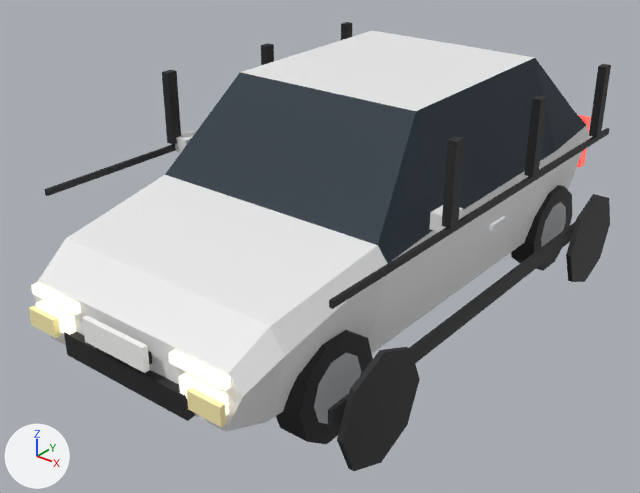
Two versions of the glTF model assets/car_c1.glb, one commit apart.
One viewpoint serves both versions: a 50 mm camera at (2.9, -3.92, 2.75) aimed at (-0.07, -0.22, 0.45). Arrows for +X, +Y and +Z are at lower left; the lights stay in place. The picture after the commit comes second. Where no turn or scale is listed for an object, it has been applied to the vertices. Vertices at exactly the same position are counted once.

In view in the first picture: 'C1_Body', 'C1_Detail', 'C1_WheelsF', 'C1_WheelsR'.
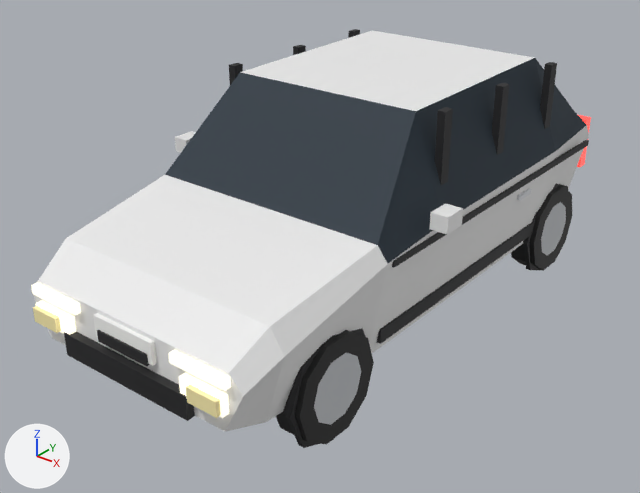
Commit message: Fix car detail parts so they sit on the body

What the commit changed:
me_c1_detail is used by ob_c1_detail; location (0.0, 0.0, 0.0).
me_c1_detail had 192 vertices, 304 faces and spanned x -1.02..1.02, y -1.81..1.81, z -0.02..1.42.
me_c1_detail now has 192 vertices, 304 faces and spans x -0.81..0.81, y -1.8..1.76, z -0.03..1.44.
me_c1_detail part 1: a new loose piece, a box spanning x 0.694..0.739, y -0.233..-0.163, z 0.85..1.44, in mat_detail.
me_c1_detail part 2: a new loose piece, a box spanning x 0.697..0.742, y 0.355..0.425, z 0.85..1.44, in mat_detail.
me_c1_detail part 3: a new loose piece, a box spanning x 0.7..0.745, y 0.943..1.013, z 0.85..1.44, in mat_detail.
me_c1_detail part 4: a new loose piece, a box spanning x 0.786..0.806, y -0.738..1.518, z 0.802..0.837, in mat_detail.
me_c1_detail part 5: the loose piece of 8 vertices spanning x 0.95..0.97, y -0.07..0.07, z 0.8..0.83 is moved by (-0.18, 0.67, -0.1).
me_c1_detail part 6: a new loose piece, a box spanning x 0.71..0.735, y -0.726..1.506, z 0.34..0.42, in mat_detail.
me_c1_detail part 7: a new loose piece, a box spanning x -0.739..-0.694, y -0.233..-0.163, z 0.85..1.44, in mat_detail.
me_c1_detail part 8: the loose piece of 16 vertices spanning x 1.0..1.02, y -1.42..-0.81, z -0.02..0.6 is moved by (-0.29, 0.0, 0.0).
me_c1_detail part 9: the loose piece of 16 vertices spanning x 1.0..1.02, y 0.92..1.54, z -0.02..0.6 is moved by (-0.29, 0.0, 0.0).
me_c1_detail part 10: a new loose piece, a box spanning x -0.742..-0.697, y 0.355..0.425, z 0.85..1.44, in mat_detail.
me_c1_detail part 11: a new loose piece, a box spanning x -0.745..-0.7, y 0.943..1.013, z 0.85..1.44, in mat_detail.
me_c1_detail part 12: the loose piece of 8 vertices spanning x -0.67..-0.47, y -1.8..-1.77, z 0.43..0.53 is moved by (0.02, 0.01, 0.02).
me_c1_detail part 13: the loose piece of 8 vertices spanning x 0.47..0.67, y -1.8..-1.77, z 0.43..0.53 is moved by (-0.02, 0.01, 0.02).
me_c1_detail part 14: the loose piece of 8 vertices spanning x -0.21..0.21, y -1.81..-1.78, z 0.51..0.64 is moved by (0.0, 0.05, 0.0).
me_c1_detail part 15: 10 loose pieces with 80 vertices, spanning x -0.99..0.99, y -1.42..1.42, z 0.33..1.42, are deleted.
Other edits to the shape of me_c1_detail do not show in these pictures.

Boxes (x1, y1, x2, y2) around the edits, measured in the pictures (640 x 493 px; the box of a moved part takes in the faces that stretch with it):
'C1_Detail', reshaped (7% shorter): before (29, 22, 611, 471); after (33, 29, 589, 448)
part 1 of me_c1_detail, added: after (435, 107, 453, 185)
part 2 of me_c1_detail, added: after (492, 83, 509, 155)
part 3 of me_c1_detail, added: after (540, 62, 557, 129)
part 4 of me_c1_detail, added: after (392, 140, 589, 268)
part 5 of me_c1_detail, moved or reshaped: before (489, 216, 506, 231); after (517, 188, 531, 201)
part 6 of me_c1_detail, added: after (377, 222, 534, 344)
part 7 of me_c1_detail, added: after (229, 63, 243, 85)
part 8 of me_c1_detail, moved or reshaped: before (337, 347, 420, 471); after (285, 328, 365, 448)
part 9 of me_c1_detail, moved or reshaped: before (566, 194, 610, 282); after (523, 183, 568, 270)
part 10 of me_c1_detail, added: after (293, 45, 306, 55)
part 11 of me_c1_detail, added: after (348, 29, 360, 38)
part 12 of me_c1_detail, moved or reshaped: before (29, 306, 61, 338); after (33, 306, 61, 333)
part 13 of me_c1_detail, moved or reshaped: before (187, 387, 226, 427); after (186, 385, 221, 418)
part 14 of me_c1_detail, moved or reshaped: before (82, 316, 150, 373); after (93, 313, 157, 366)
part 15 of me_c1_detail, deleted: before (44, 22, 611, 430)
